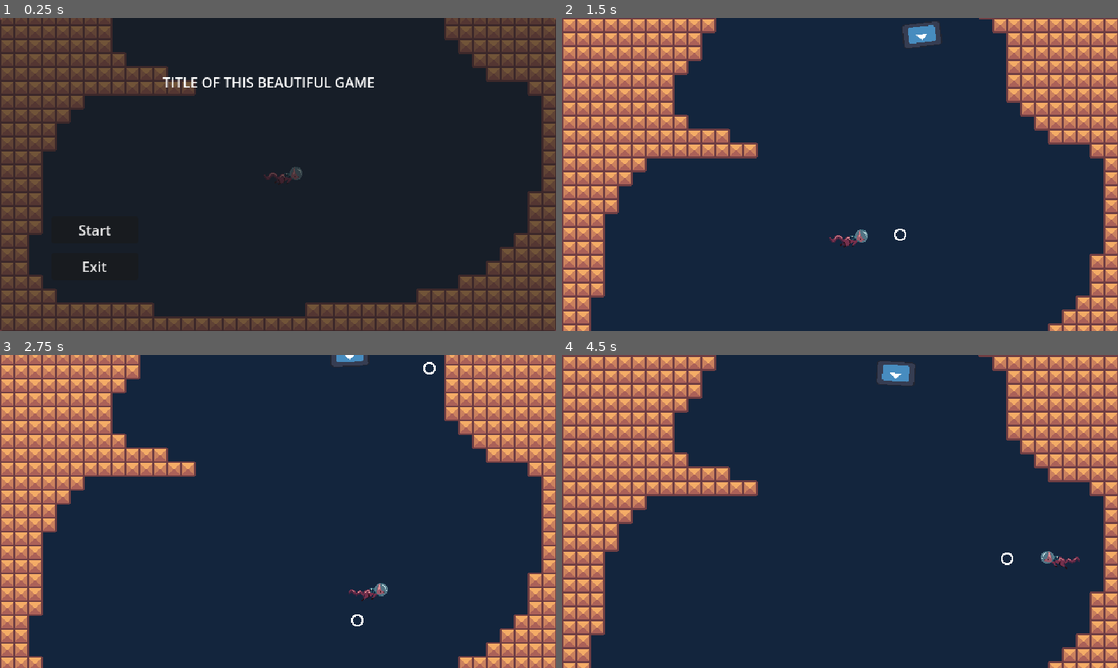
Above: before the commit, frames 1-4 (two rows, left to right).
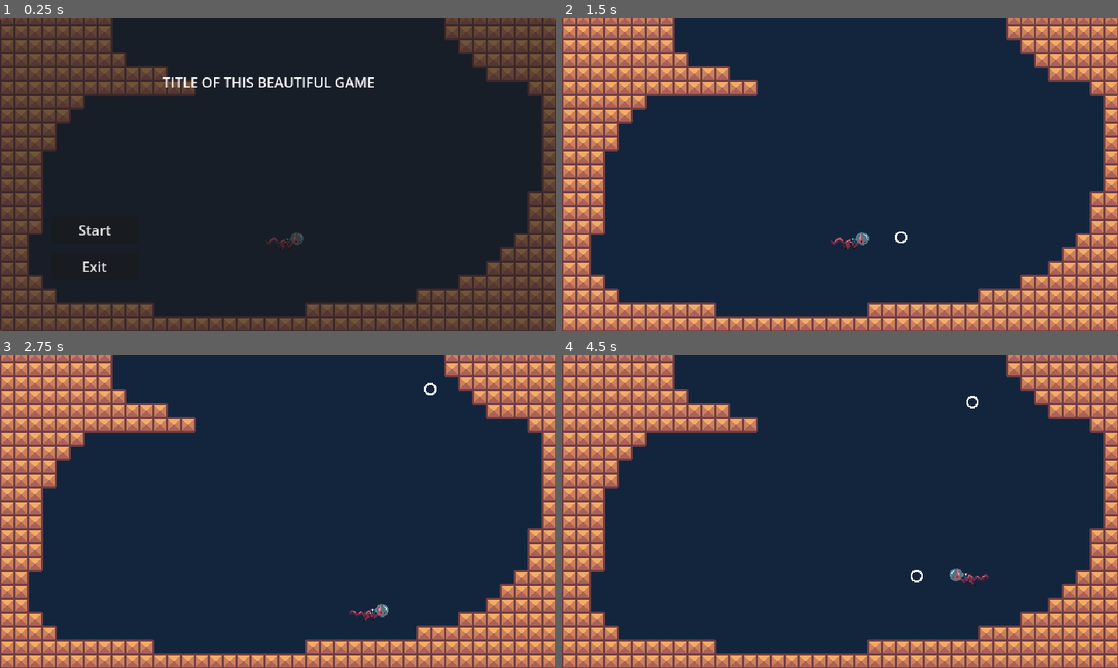
Above: after the commit, the same moments.

Repository: fallenatlas/bubbleproject
Game: Godot game, scene res://main.tscn
Same seed, same stepped clock (60 frames per second), same inputs: the game is played once before the commit and once after it. The engine's default icon, where the game draws it, is replaced by a stand-in: a white triangle on a blue panel in a dark square.
Inputs:
- Up to frame 1 (0.25 s): no input
- Up to frame 2 (1.5 s): click "Start" at 0.5 s; hold D (move_right) from 1.28 s (still down); tap Space (shoot_bubble) at 1.35 s
- Up to frame 3 (2.75 s): release D (move_right) at 2.03 s; hold S (move_down) from 2.03 s (still down); tap Space (shoot_bubble) at 2.1 s
- Up to frame 4 (4.5 s): release S (move_down) at 2.78 s; hold D (move_right) 2.78-3.53 s; tap Space (shoot_bubble) at 2.85, 3.6, 4.35 s; hold W (move_up) 3.53-4.28 s; hold A (move_left) from 4.28 s (still down)

The runs differ from the first frame. In frame 1, 0.3% of the frame differs, in the area x 47-55%, y 47-74%; in frame 2, 33%; in frame 3, 26%; in frame 4, 33%, in the area x 0-100%, y 0-100%.

Commit message:
small fixes

Diff:
--- a/bubble.gd
+++ b/bubble.gd
@@ -12,4 +12,7 @@
 
 
 func _on_body_entered(body: Node) -> void:
+	var enemy : CharacterBody2D = body as CharacterBody2D
+	if (enemy != null):
+		Events.emit_signal("enemy_kill")
 	queue_free()
--- a/main.tscn
+++ b/main.tscn
@@ -1,7 +1,6 @@
-[gd_scene load_steps=11 format=3 uid="uid://cophdm2m7782b"]
+[gd_scene load_steps=10 format=3 uid="uid://cophdm2m7782b"]
 
 [ext_resource type="PackedScene" uid="uid://btp5q3hf1yijs" path="res://player.tscn" id="1_6qd78"]
-[ext_resource type="PackedScene" path="res://cursor.tscn" id="1_lhu7a"]
 [ext_resource type="Script" path="res://start_button.gd" id="5_5tn4p"]
 [ext_resource type="PackedScene" uid="uid://bvo1ralh3j8y" path="res://camera.tscn" id="5_vuj02"]
 [ext_resource type="PackedScene" uid="uid://rw0j72pi1i6v" path="res://terrain_manager.tscn" id="5_xvisn"]
@@ -14,7 +13,7 @@
 [node name="Node2D" type="Node2D"]
 
 [node name="Player" parent="." instance=ExtResource("1_6qd78")]
-position = Vector2(325, 173)
+position = Vector2(326, 248)
 speed = 200.0
 bubble_speed = 300.0
 
Not shown: 1 places in bubble.tscn that only renumber resources
